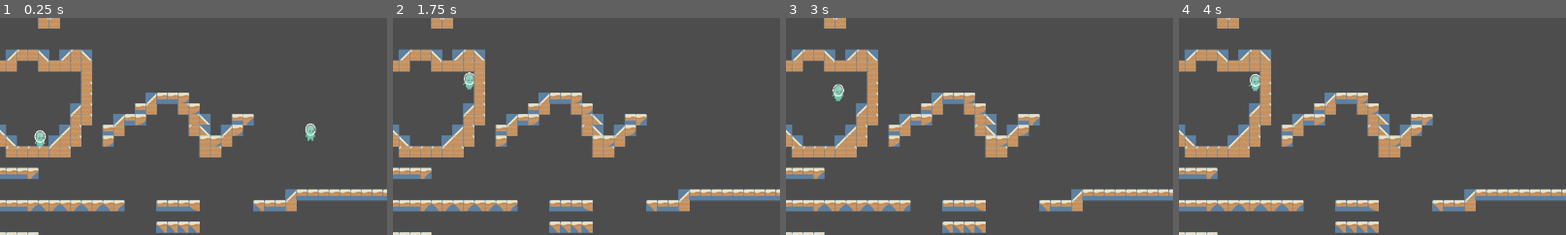
Above: before the commit, frames 1-4 (left to right).
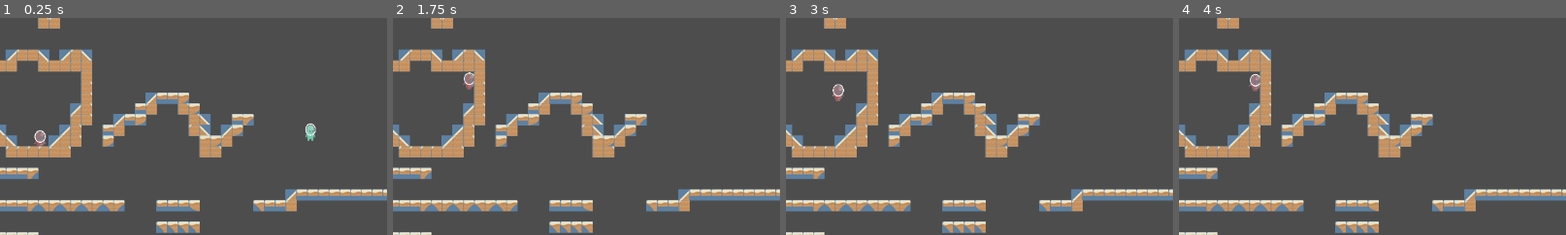
Above: after the commit, the same moments.

Repository: juanantoniogit/Plataform
Game: Godot game, scene res://Juego/Escenarios/Niveles/Nivel01/mundo.tscn
Two runs of this game, one before a commit and one after it. Both use one fixed random seed, a clock stepped at 60 frames per second and the inputs below. The project has no main scene, so this scene is started directly.
Inputs:
- Up to frame 1 (0.25 s): no input
- Up to frame 2 (1.75 s): tap Enter (ui_accept) at 0.5, 0.77, 1.52 s; hold Right (ui_right) from 0.53 s (still down)
- Up to frame 3 (3 s): release Right (ui_right) at 2.03 s; hold Left (ui_left) 2.03-2.78 s; tap Enter (ui_accept) at 2.75 s; hold Right (ui_right) from 2.78 s (still down)
- Up to frame 4 (4 s): keep holding Right (ui_right); tap Enter (ui_accept) at 3.02, 3.5, 3.77 s
The pictures show only the part of the screen within x 16-65%, y 0-50%; the shares and areas given below are measured in that part.

The runs differ from the first frame. In frame 1, 0.1% of the frame differs, in the area x 8-12%, y 52-60%; in frame 2, 0.1%; in frame 3, 0.1%; in frame 4, 0.1%.

Commit message:
Add files via upload

Diff:
--- a/Juego/Players/Player02/player02.tscn
+++ b/Juego/Players/Player02/player02.tscn
@@ -1,7 +1,7 @@
 [gd_scene load_steps=9 format=3 uid="uid://bbexqf82dlgsx"]
 
 [ext_resource type="Script" path="res://Juego/Players/Player02/player02.gd" id="1_h7ckc"]
-[ext_resource type="Texture2D" uid="uid://b72qsorhmx1cn" path="res://Juego/Players/Player01/Img/p1_spritesheet.png" id="2_pdo45"]
+[ext_resource type="Texture2D" uid="uid://b7bihnv24g5k5" path="res://Juego/Players/Player02/Img/p2_spritesheet.png" id="2_4wwkw"]
 
 [sub_resource type="RectangleShape2D" id="RectangleShape2D_5qu5h"]
 size = Vector2(16, 26)
@@ -87,7 +87,7 @@
 [node name="Sprite2D" type="Sprite2D" parent="."]
 position = Vector2(0, 0.5)
 scale = Vector2(0.25, 0.28125)
-texture = ExtResource("2_pdo45")
+texture = ExtResource("2_4wwkw")
 hframes = 7
 vframes = 3
 frame = 1
Not shown, added: Juego/Players/Player02/Img/p1_spritesheet.png.import
Binary file added: Juego/Players/Player02/Img/p2_spritesheet.png
Not shown, added: Juego/Players/Player02/Img/p2_spritesheet.png.import
